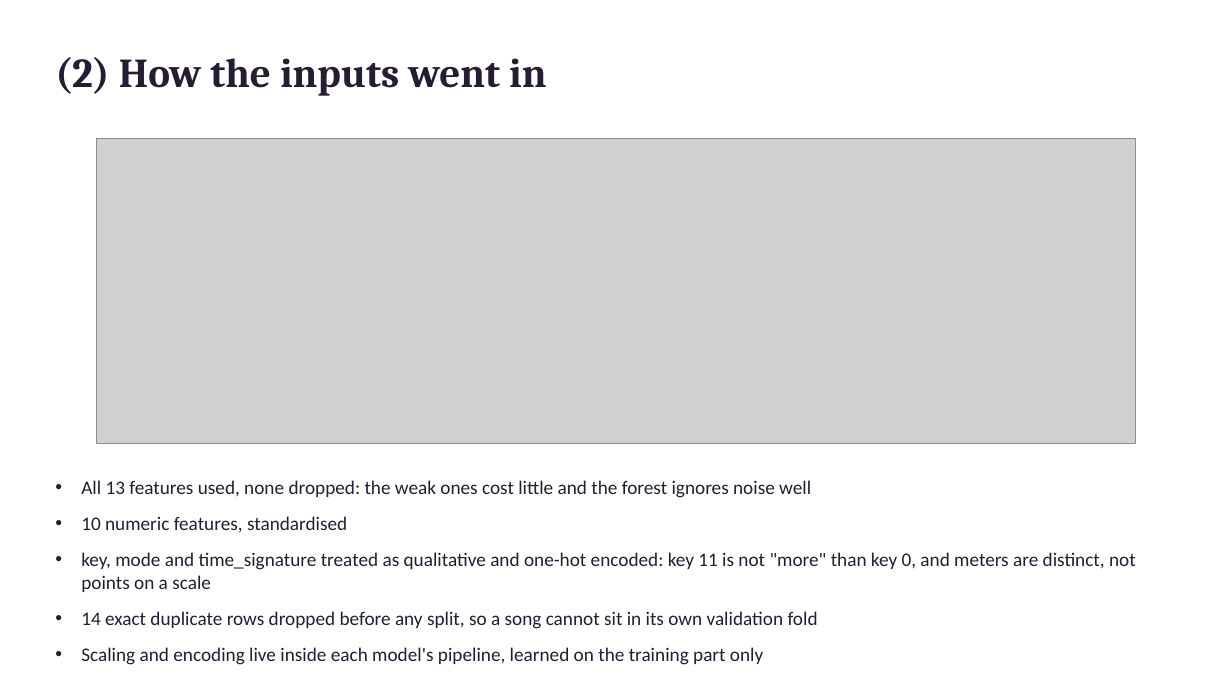
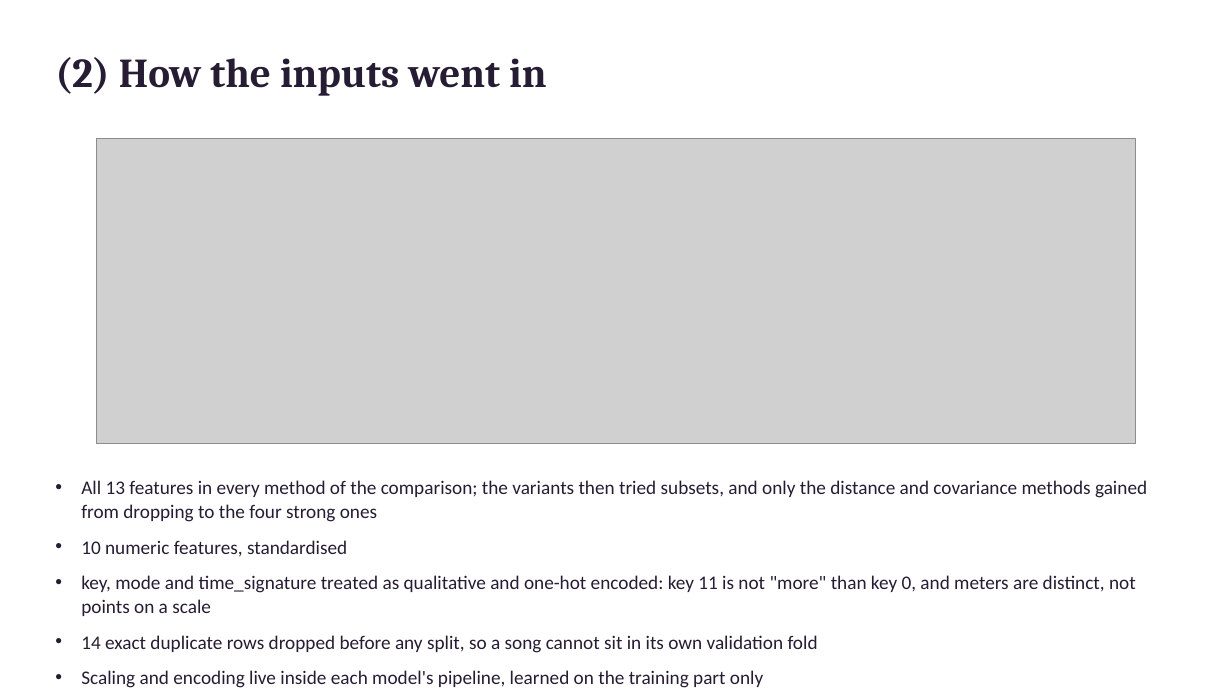
Before and after one commit to AndreassOlsson/FRTN65_code, a slide deck: slide 5 of labs/lab_1_music_taste_prediction/handin/slides.pptx. Drawn at 1232x693 pixels with LibreOffice and Linux fonts; fonts in the diff are those of the drawing; grey boxes stand for pictures. Boxes give left, top, right and bottom in pixels: in the first picture for what was removed or moved away, otherwise in the second. Text is boxed around its words. In the diff, an @@ line names an element or a change of style, - is before the commit and + after.

```diff
--- a/labs/lab_1_music_taste_prediction/handin/slides.pptx
+++ b/labs/lab_1_music_taste_prediction/handin/slides.pptx
@@ text at [81, 480, 1147, 522]: text changed @@
-• All 13 features used, none dropped: the weak ones cost little and the forest ignores noise well
+• All 13 features in every method of the comparison; the variants then tried subsets, and only the distance and covariance methods gained from dropping to the four strong ones
```
Also in this commit, not shown: 6 other slides changed, 3 slides added, 15 other files.
